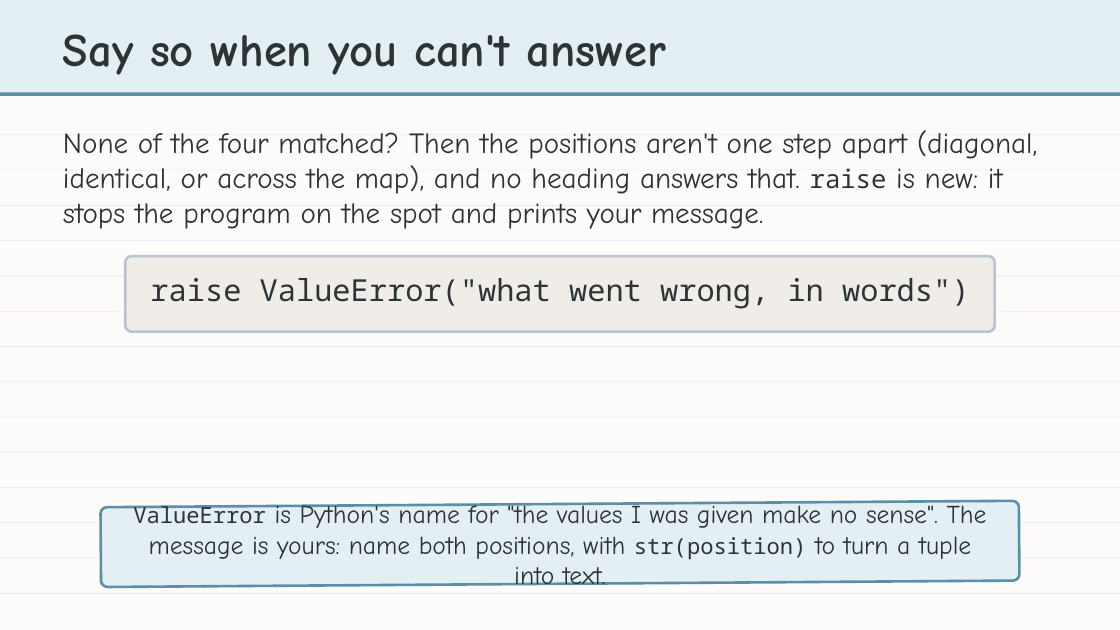
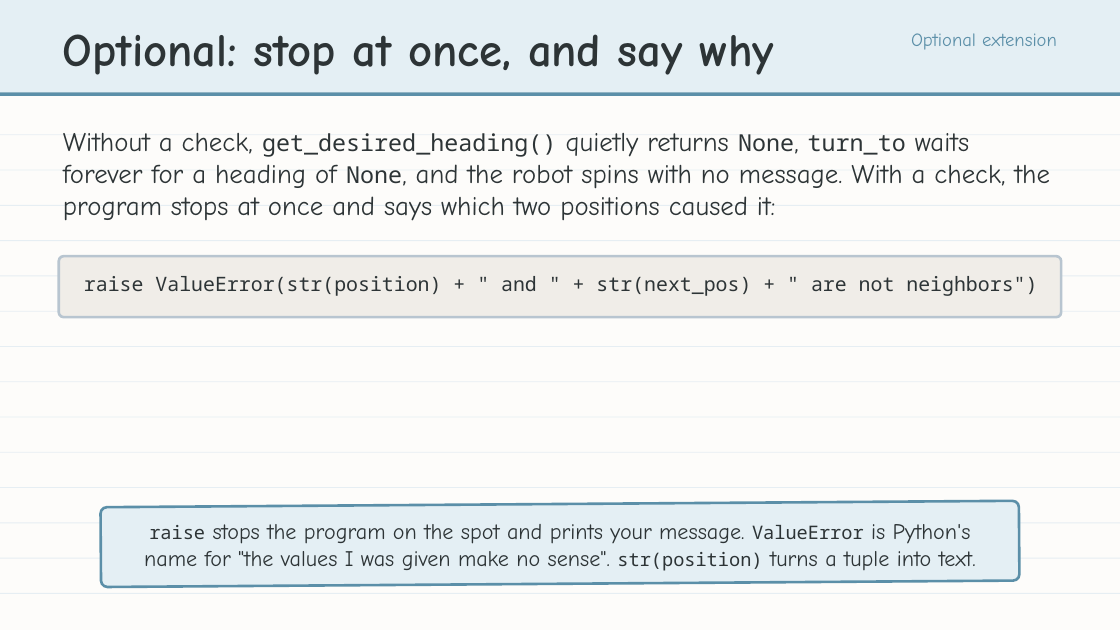
Before and after one commit to bradamiller/LearningPython, a slide deck: slide 18 of static/slides/module-04-manhattan/module-4-lesson-05-the-challenge-of-turning.pptx (slide 14 before the commit). Drawn at 1120x630 pixels with LibreOffice and Linux fonts; fonts in the diff are those of the drawing. Boxes give left, top, right and bottom in pixels: in the first picture for what was removed or moved away, otherwise in the second. Text is boxed around its words. In the diff, an @@ line names an element or a change of style, - is before the commit and + after.

```diff
--- a/static/slides/module-04-manhattan/module-4-lesson-05-the-challenge-of-turning.pptx
+++ b/static/slides/module-04-manhattan/module-4-lesson-05-the-challenge-of-turning.pptx
@@ text at bbox=[63, 34, 774, 75]: text changed @@
-Say so when you can't answer
+Optional: stop at once, and say why
@@ text added at bbox=[911, 33, 1057, 50], 16 pt, text #5B8FA8 @@
+Optional extension
@@ text at bbox=[63, 133, 1050, 221]: text changed; size 25 to 23 pt @@
-None of the four matched? Then the positions aren't one step apart (diagonal, identical, or across the map), and no heading answers that. raise is new: it stops the program on the spot and prints your message.
+Without a check, get_desired_heading() quietly returns None, turn_to waits forever for a heading of None, and the robot spins with no message. With a check, the program stops at once and says which two positions caused it:
@@ rounded rectangle: place and size @@
-rounded rectangle at bbox=[125, 256, 995, 332]
+rounded rectangle at bbox=[59, 256, 1061, 318]
@@ text added at bbox=[84, 276, 1037, 296], 17 pt, text #2D3436 @@
+raise ValueError(str(position) + " and " + str(next_pos) + " are not neighbors")
@@ text removed at bbox=[150, 278, 969, 309] @@
-raise ValueError("what went wrong, in words")
@@ text at bbox=[144, 524, 976, 571]: text changed; size 22 to 19 pt @@
-ValueError is Python's name for "the values I was given make no sense". The message is yours: name both positions, with str(position) to turn a tuple into text.
+raise stops the program on the spot and prints your message. ValueError is Python's name for "the values I was given make no sense". str(position) turns a tuple into text.
```
Also in this commit, not shown: 16 other slides changed, 4 slides added, 1 slide removed, 8 other files.
